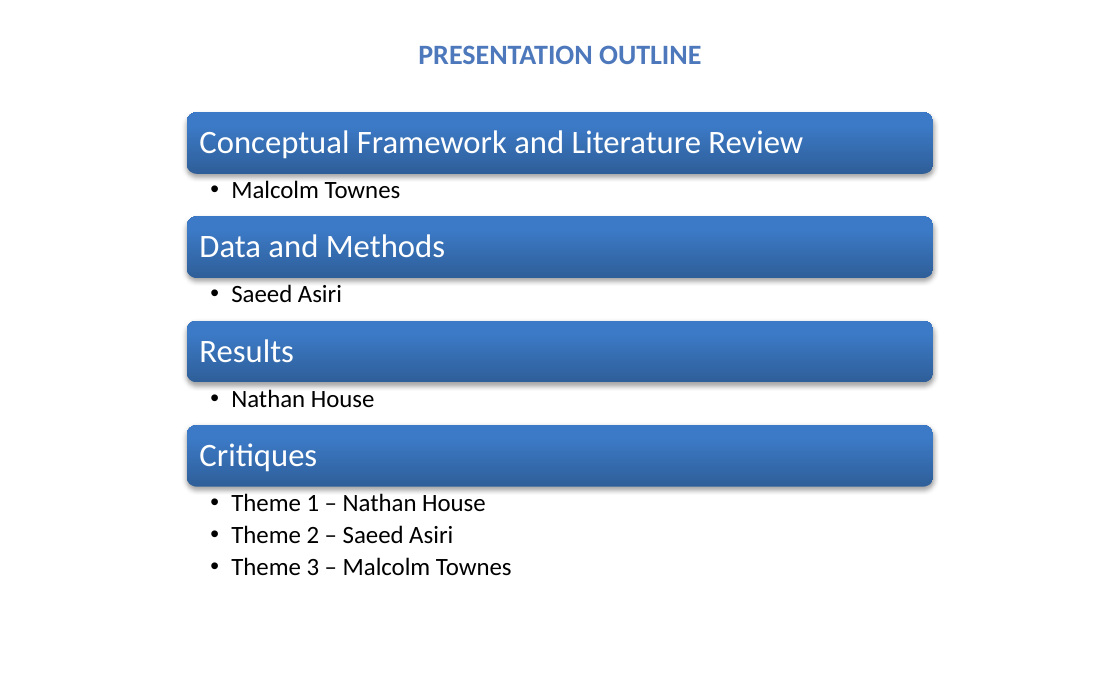
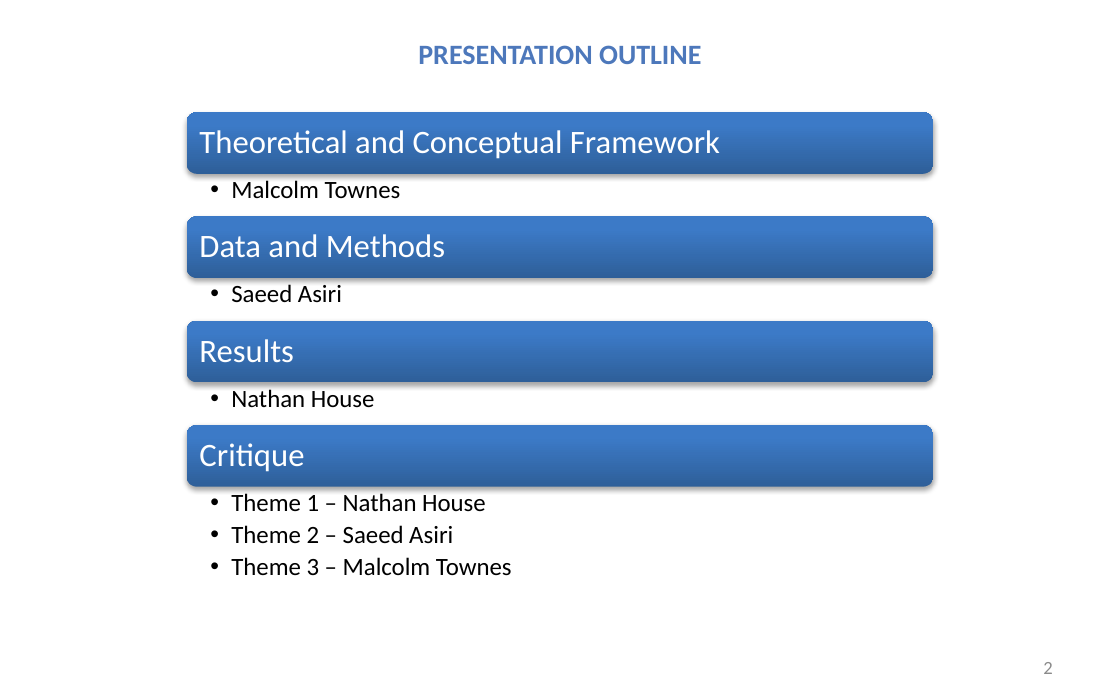
Before and after one commit to SLU-Courses-Townes/SOC6100, a slide deck: slide 2 of Presentations/Presentation01/AsiriHouseTownes_SOC6100_JournalArticleCritique.pptx (slide 4 before the commit). Drawn at 1120x700 pixels with LibreOffice and Linux fonts; fonts in the diff are those of the drawing. Boxes give left, top, right and bottom in pixels: in the first picture for what was removed or moved away, otherwise in the second. Text is boxed around its words. In the diff, an @@ line names an element or a change of style, - is before the commit and + after.

```diff
--- a/Presentations/Presentation01/AsiriHouseTownes_SOC6100_JournalArticleCritique.pptx
+++ b/Presentations/Presentation01/AsiriHouseTownes_SOC6100_JournalArticleCritique.pptx
@@ text at <box>199,130,720,159</box>: text changed @@
-Conceptual Framework and Literature Review
+Theoretical and Conceptual Framework
@@ text at <box>199,443,304,472</box>: text changed @@
-Critiques
+Critique
@@ page number added at <box>1043,662,1052,674</box>, 12 pt, text #8C8C8C @@
+2
```
Also in this commit, not shown: 3 other slides changed, 8 slides added.
